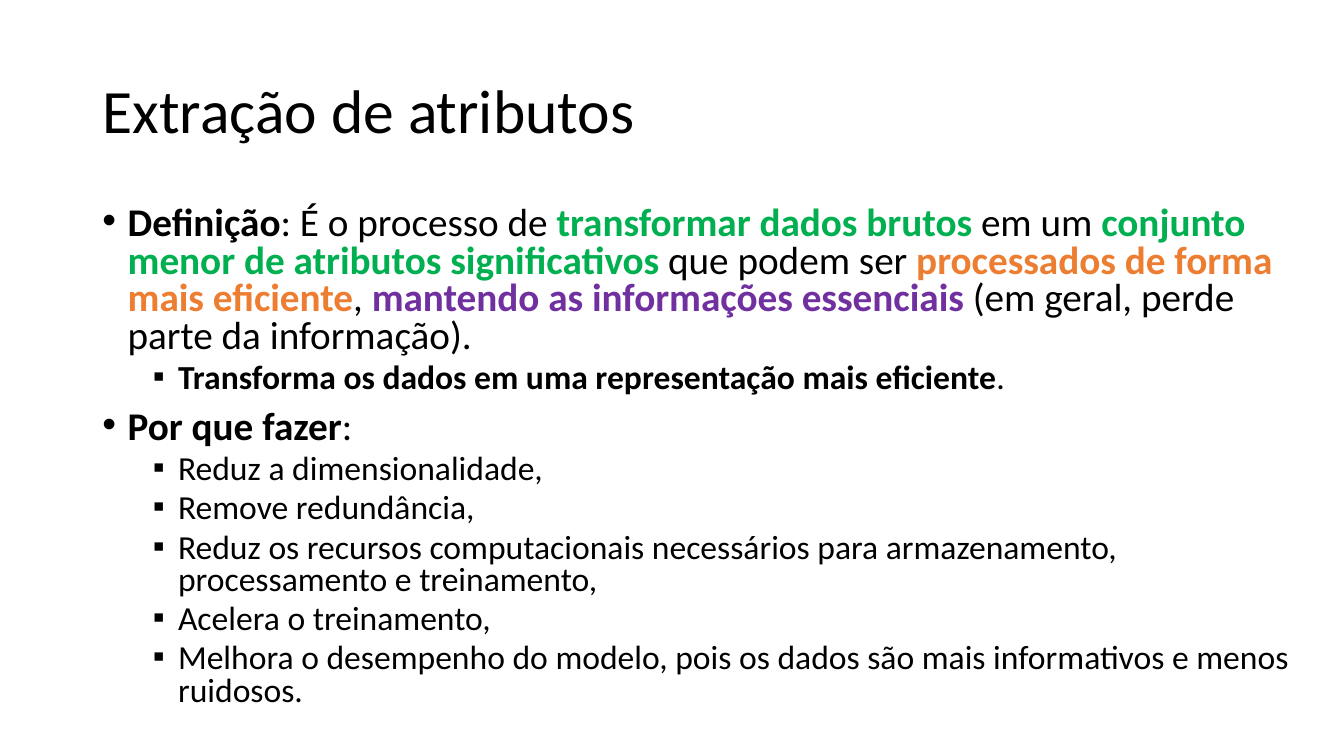
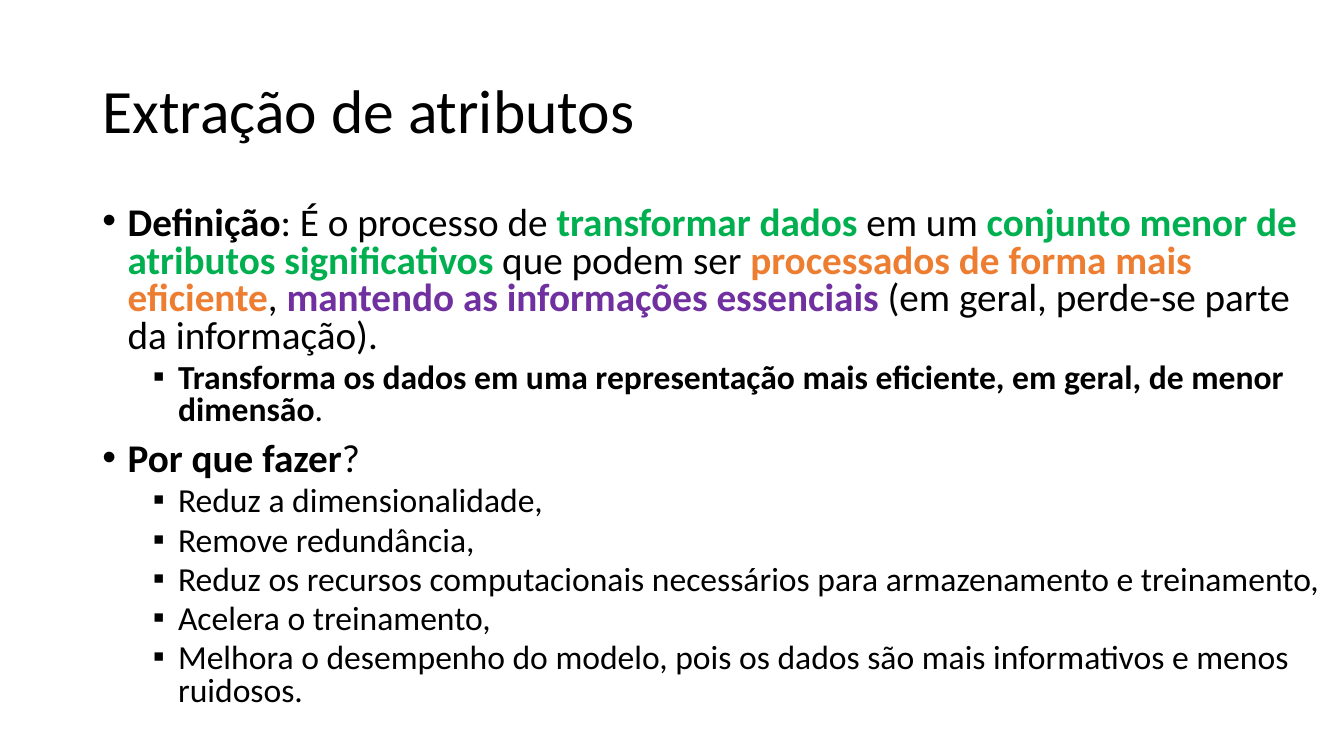
Before and after one commit to zz4fap/c24_inteligencia_artificial, a slide deck: slide 34 of slides/C24_Transformações.pptx. Drawn at 1344x756 pixels with LibreOffice and Linux fonts; fonts in the diff are those of the drawing. Boxes give left, top, right and bottom in pixels: in the first picture for what was removed or moved away, otherwise in the second. Text is boxed around its words. In the diff, an @@ line names an element or a change of style, - is before the commit and + after.

Commit message:
new slides

```diff
--- a/slides/C24_Transformações.pptx
+++ b/slides/C24_Transformações.pptx
@@ text at (128,203,1297,478): text changed @@
-• Definição: É o processo de transformar dados brutos em um conjunto menor de atributos significativos que podem ser processados de forma mais eficiente, mantendo as informações essenciais (em geral, perde parte da informação).
-  ▪ Transforma os dados em uma representação mais eficiente.
-• Por que fazer:
+• Definição: É o processo de transformar dados em um conjunto menor de atributos significativos que podem ser processados de forma mais eficiente, mantendo as informações essenciais (em geral, perde-se parte da informação).
+  ▪ Transforma os dados em uma representação mais eficiente, em geral, de menor dimensão.
+• Por que fazer?
@@ text at (178,567,1319,597): text changed @@
-  ▪ Reduz os recursos computacionais necessários para armazenamento, processamento e treinamento,
+  ▪ Reduz os recursos computacionais necessários para armazenamento e treinamento,
```
Also in this commit, not shown: 11 other slides changed, 1 other file.
